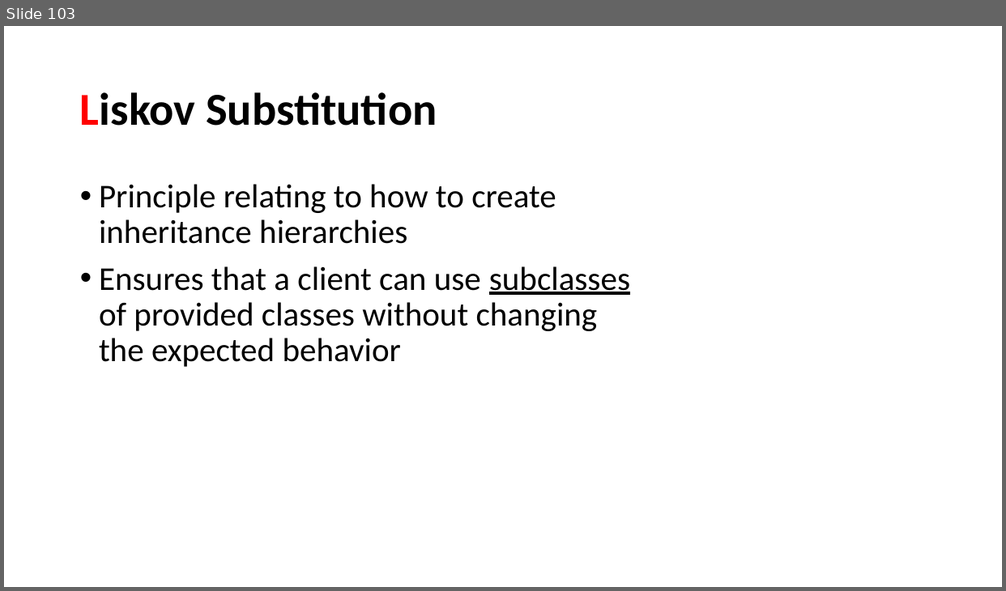
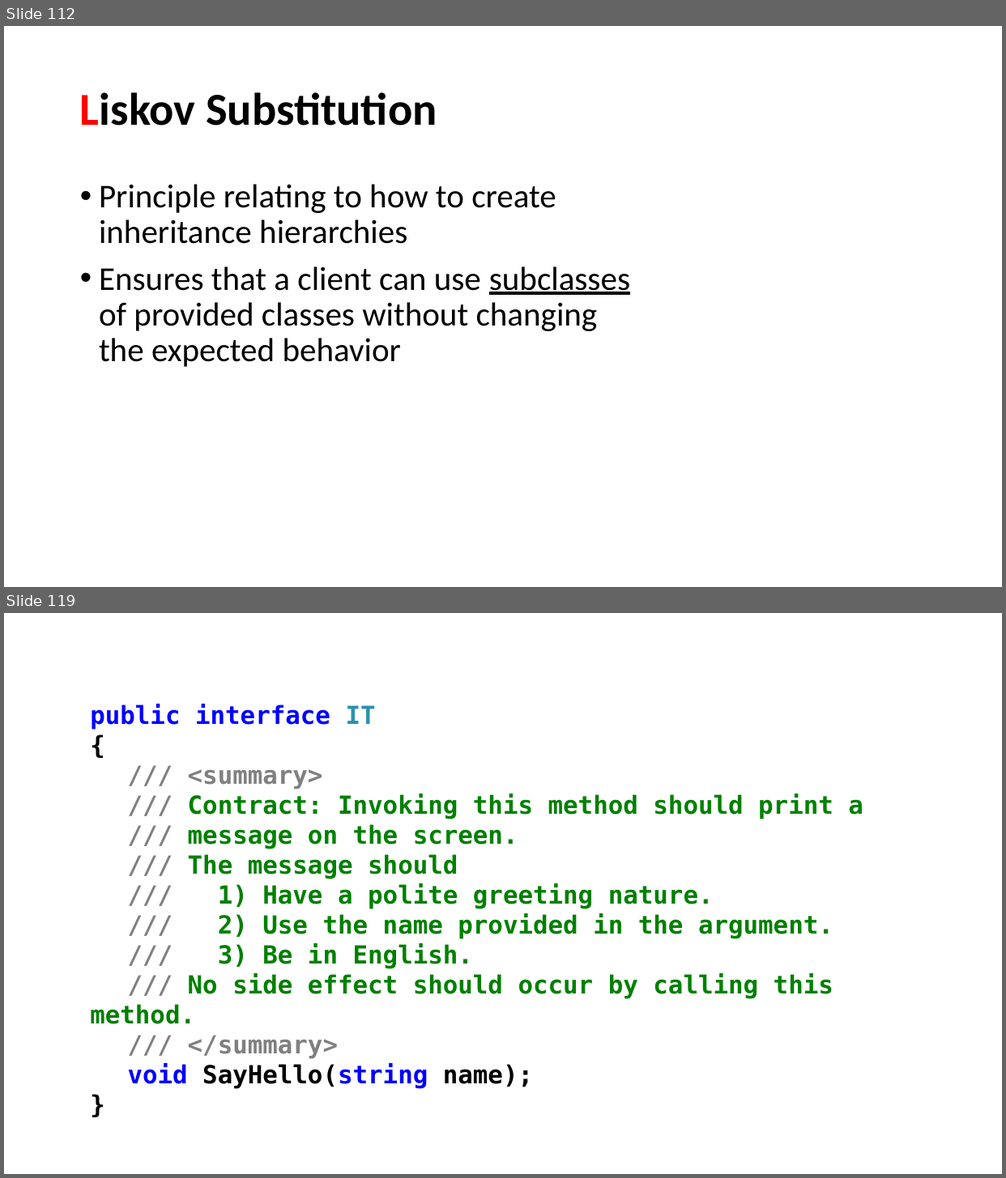
Before and after one commit to perl-easj/OOProg, a slide deck: Chap/SOLID/Presentations/SOLID.pptx. Shown one above the other, each under a label of ours: slide 103 before the commit, slides 112 and 119 after it; the slides between them are not shown. The pictures are 1006x591 and 1006x1178 pixels, drawn with LibreOffice and Linux fonts; fonts in the diff are those of the drawing. Boxes give left, top, right and bottom in pixels: in the first picture for what was removed or moved away, otherwise in the second. Text is boxed around its words. In the diff, an @@ line names an element or a change of style, - is before the commit and + after.

```diff
--- a/Chap/SOLID/Presentations/SOLID.pptx
+++ b/Chap/SOLID/Presentations/SOLID.pptx
@@ slide 119 added at [4,613,1002,1174], background #FFFFFF @@
@@ text added at [90,704,863,1089], 24 pt, text #008000, bold @@
+public interface IT
+{
+/// <summary>
+/// Contract: Invoking this method should print a
+/// message on the screen.
+/// The message should
+/// 1) Have a polite greeting nature.
+/// 2) Use the name provided in the argument.
+/// 3) Be in English.
+/// No side effect should occur by calling this method.
+/// </summary>
+void SayHello(string name);
+}
@@ what was slide 103 is now slide 112 @@
```
Also in this commit, not shown: 3 slides changed, 46 other slides added, 1 slide removed, 25 other files.
